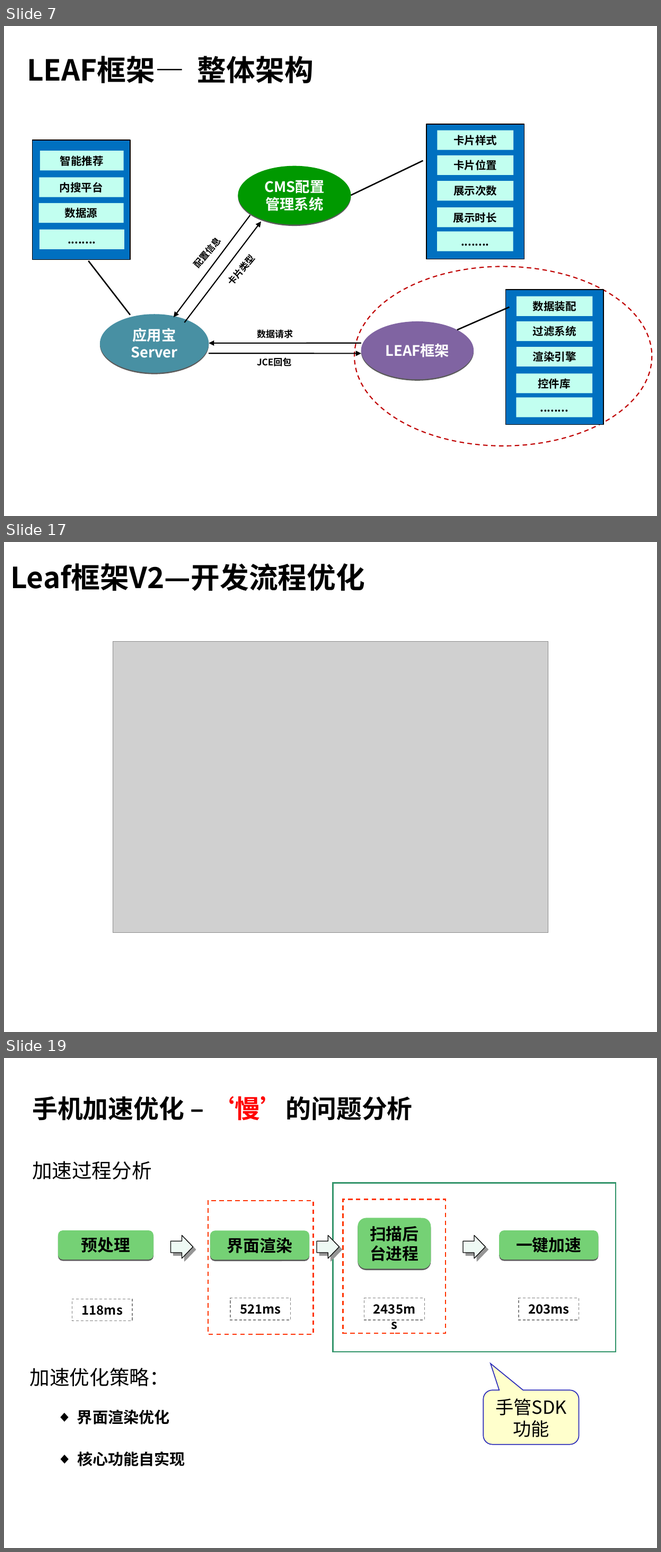
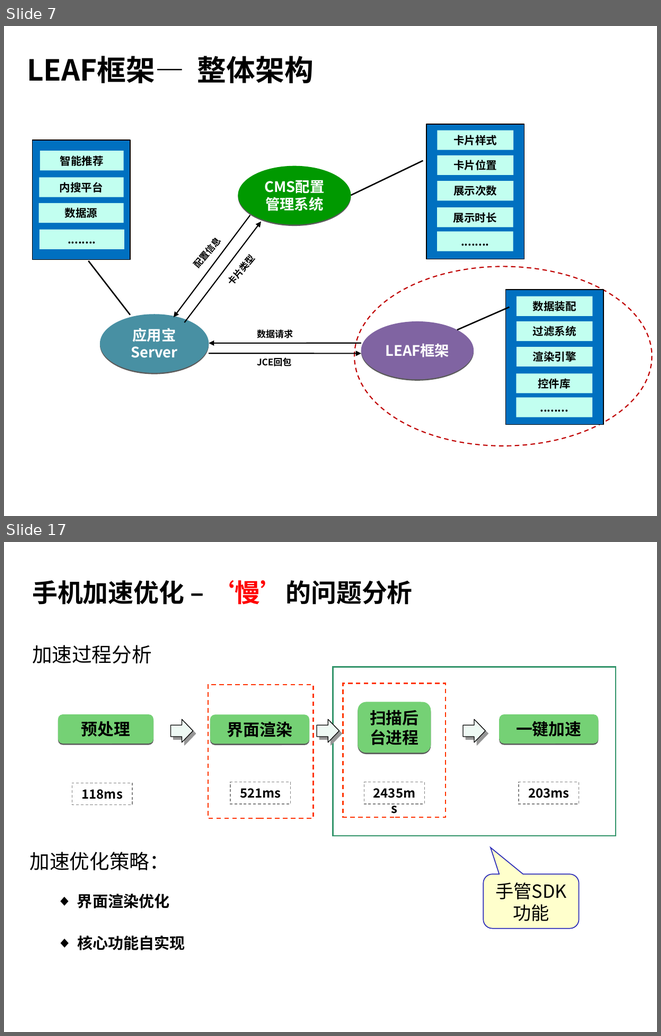
Before and after one commit to hamlingong/data, a slide deck: promote/龚海龙-v1.0.ppt. Shown one above the other, each under a label of ours: slides 7, 17 and 19 before the commit, slides 7 and 17 after it; the slides between them are not shown. The pictures are 661x1552 and 661x1036 pixels, drawn with LibreOffice and Linux fonts; fonts in the diff are those of the drawing; grey boxes stand for pictures; background and template pictures are left out. Boxes give left, top, right and bottom in pixels: in the first picture for what was removed or moved away, otherwise in the second. Text is boxed around its words. In the diff, an @@ line names an element or a change of style, - is before the commit and + after.

```diff
--- a/promote/龚海龙-v1.0.ppt
+++ b/promote/龚海龙-v1.0.ppt
@@ slide 17 removed at (x1=4, y1=542, x2=657, y2=1032), background picture (left out) @@
@@ text removed at (x1=10, y1=563, x2=365, y2=591) @@
-Leaf框架V2—开发流程优化
@@ picture removed at (x1=113, y1=641, x2=548, y2=933) @@
@@ what was slide 19 is now slide 17 @@
```
Also in this commit, not shown: 9 slides changed, 3 slides added, 4 other slides removed, 2 other files.
